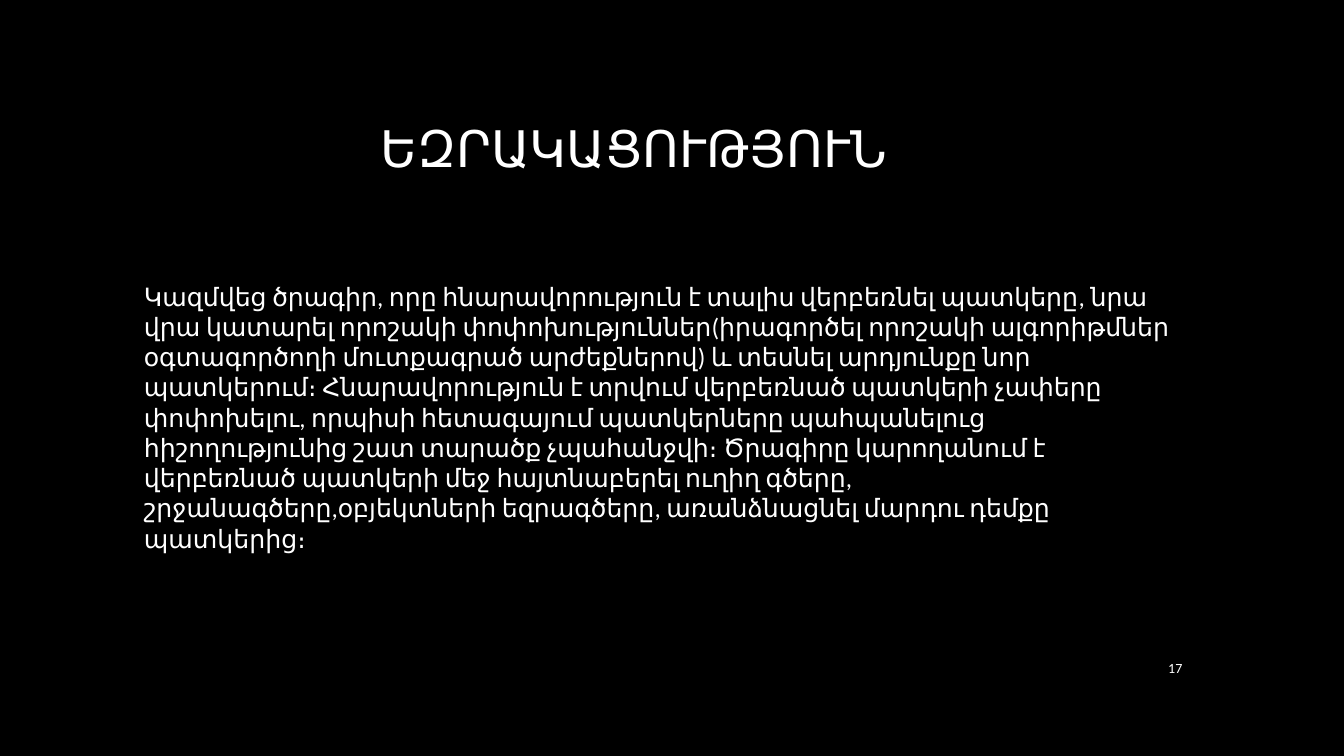
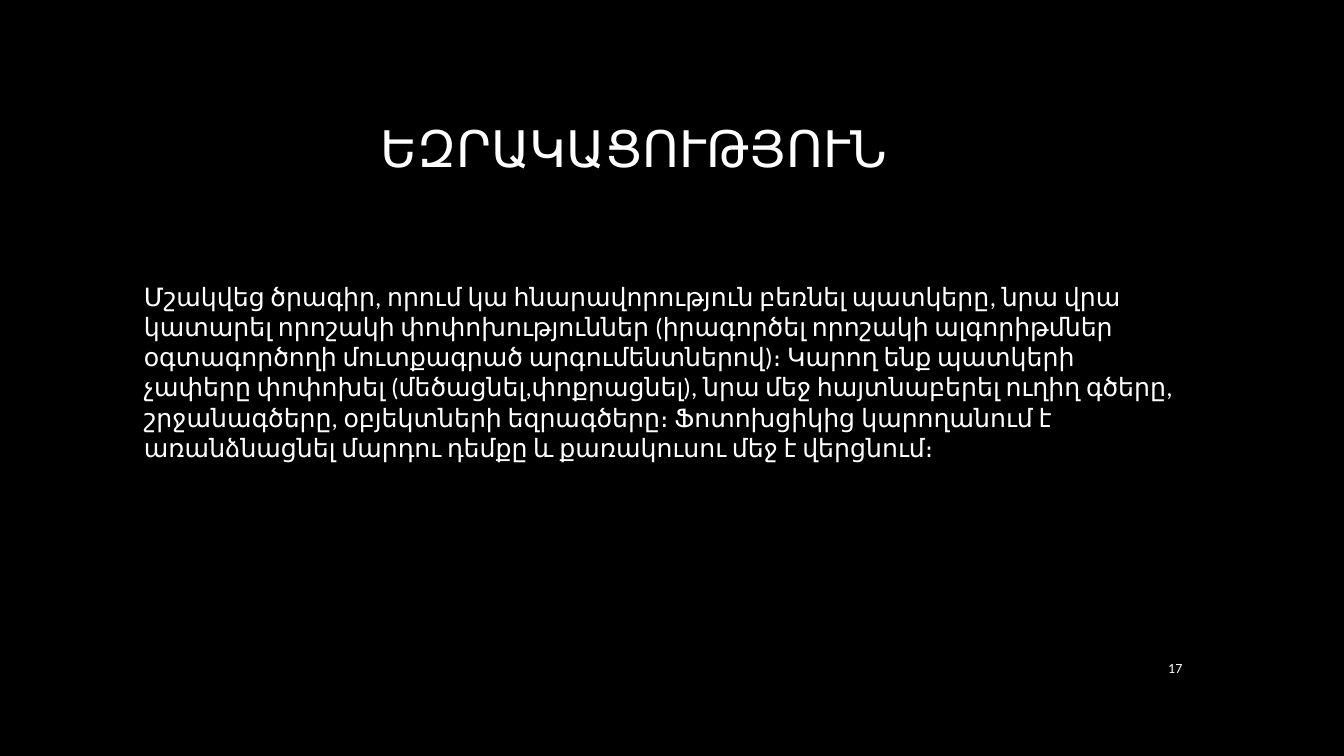
Before and after one commit to CGevorg/OpenKrypton, a slide deck: slide 17 of presentation/Presentation.pptx. Drawn at 1344x756 pixels with LibreOffice and Linux fonts; fonts in the diff are those of the drawing; background and template pictures are left out. Boxes give left, top, right and bottom in pixels: in the first picture for what was removed or moved away, otherwise in the second. Text is boxed around its words. In the diff, an @@ line names an element or a change of style, - is before the commit and + after.

Commit message:
adding diploma and presentation new versions

```diff
--- a/presentation/Presentation.pptx
+++ b/presentation/Presentation.pptx
@@ text at [144,287,1166,463]: text changed @@
-Կազմվեց ծրագիր, որը հնարավորություն է տալիս վերբեռնել պատկերը, նրա վրա կատարել որոշակի փոփոխություններ(իրագործել որոշակի ալգորիթմներ օգտագործողի մուտքագրած արժեքներով) և տեսնել արդյունքը նոր պատկերում։ Հնարավորություն է տրվում վերբեռնած պատկերի չափերը փոփոխելու, որպիսի հետագայում պատկերները պահպանելուց հիշողությունից շատ տարածք չպահանջվի։ Ծրագիրը կարողանում է վերբեռնած պատկերի մեջ հայտնաբերել ուղիղ գծերը, շրջանագծերը,օբյեկտների եզրագծերը, առանձնացնել մարդու դեմքը պատկերից։
+Մշակվեց ծրագիր, որում կա հնարավորություն բեռնել պատկերը, նրա վրա կատարել որոշակի փոփոխություններ (իրագործել որոշակի ալգորիթմներ օգտագործողի մուտքագրած արգումենտներով)։ Կարող ենք պատկերի չափերը փոփոխել (մեծացնել,փոքրացնել), նրա մեջ հայտնաբերել ուղիղ գծերը, շրջանագծերը, օբյեկտների եզրագծերը։ Ֆոտոխցիկից կարողանում է առանձնացնել մարդու դեմքը և քառակուսու մեջ է վերցնում։
```
Also in this commit, not shown: 1 other file.
